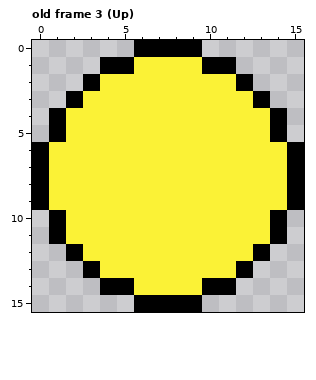
A pixel-art file gets an edit: resources/smiley2.aseprite. Above is the file before it was changed.
16x16 pixels, 4 frames. Shown: old frame 3 (Up). The commit also changed other frames, which this record leaves out.
Now the later version:
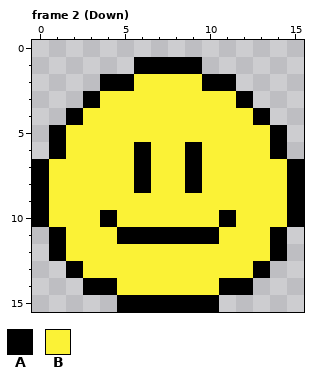
Palette (. is transparent): A #000000  B #fbf236
A new or re-ordered frame is compared with the old frame closest to it.
Change:
frames 4 -> 8
Changed rows in their new state; - is an unchanged pixel.
Frame 2 (Down) is new; against old frame 3 (Up):
first column x 0:
 0 ------....------
 1 ----..AAAA..----
 2 ---.AA----AA.---
 3 --.A--------A.--
 4 -.A----------A.-
 6 .A----A--A----A.
 7 ------A--A------
 8 ------A--A------
10 AB--A------A--BA
11 -----AAAAAA-----
12 -AB----------BA-
13 --AB--------BA--
14 ---A-B----B-A---
15 -----A----A-----
Changed places in both pictures, as pixel boxes (x1, y1, x2, y2):
changed: (32, 40, 304, 312)
